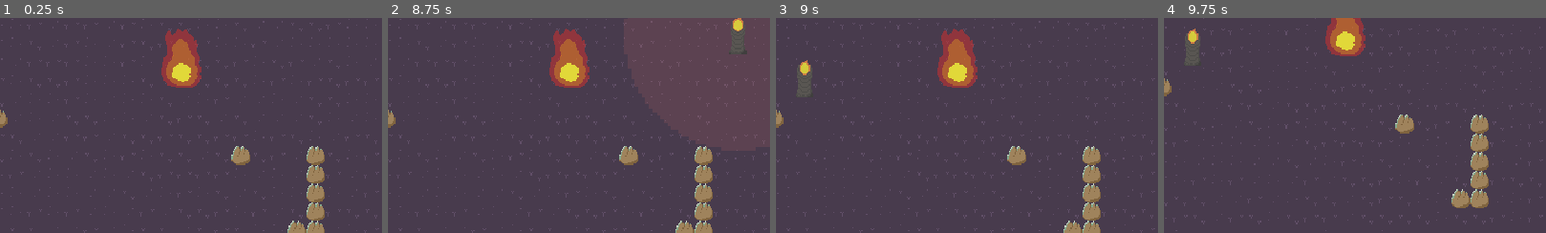
Above: before the commit, frames 1-4 (left to right).
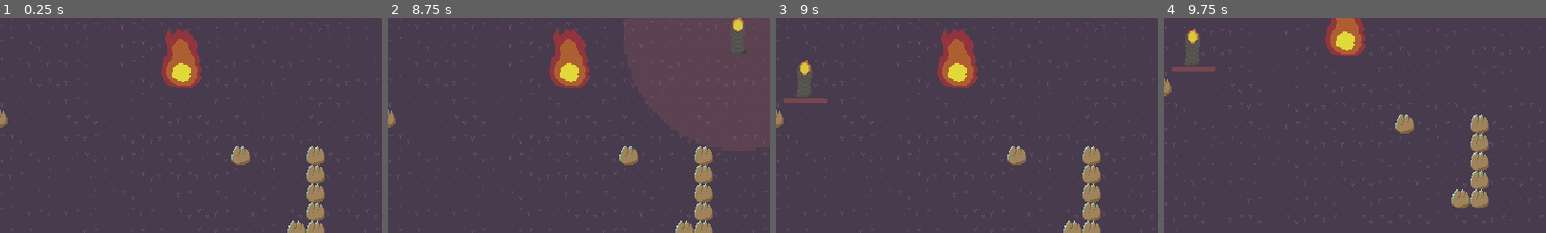
Above: after the commit, the same moments.

Repository: sushitoad/tower-defense-prototype
Game: Godot game, scene res://scenes/test_scene.tscn
Two runs of this game, one before a commit and one after it. Both use one fixed random seed, a clock stepped at 60 frames per second and the inputs below.
Inputs (mouse positions are % of the whole screen's width and height, from its top left):
- Up to frame 1 (0.25 s): no input
- Up to frame 2 (8.75 s): move the mouse to (72, 45) at 0.52 s; tap S (CameraDown) at 0.6, 4.35 s; move the mouse to (30, 55) at 1.27 s; tap A (CameraLeft) at 1.35, 5.1 s; move the mouse to (60, 28) at 2.02 s; tap D (CameraRight) at 2.1, 7.35 s; move the mouse to (45, 70) at 2.77 s; tap W (CameraUp) at 2.85, 8.1 s; move the mouse to (80, 65) at 3.52 s; click (80, 65) at 3.6 s; move the mouse to (20, 35) at 4.27 s; move the mouse to (55, 50) at 5.02 s; click "summon a new beacon" at 5.75 s; click "Prism Beacon" at 6.5 s; move the mouse to (35, 86) at 7.27 s; move the mouse to (72, 45) at 8.02 s
- Up to frame 3 (9 s): move the mouse to (30, 55) at 8.77 s; click (30, 55) at 8.85 s
- Up to frame 4 (9.75 s): move the mouse to (60, 28) at 9.52 s; tap S (CameraDown) at 9.6 s
The pictures show only the part of the screen within x 26-76%, y 41-91%; the shares and areas given below are measured in that part.

Frames 1-2 are identical in both runs. In frame 3, 0.3% of the frame differs, in the area x 2-14%, y 37-40%; in frame 4, 0.3%.

Commit message:
start on health bar

Diff:
--- a/scenes/prism_beacon.tscn
+++ b/scenes/prism_beacon.tscn
@@ -134,6 +134,16 @@
 [node name="AnimationPlayer" type="AnimationPlayer" parent="." unique_id=1945372600]
 libraries/ = SubResource("AnimationLibrary_7fwdv")
 
+[node name="HealthBar" type="ProgressBar" parent="." unique_id=951543564]
+modulate = Color(0.84313726, 0.42352942, 0.4392157, 1)
+offset_left = -19.0
+offset_top = 17.0
+offset_right = 19.0
+offset_bottom = 21.0
+theme_override_colors/font_color = Color(0.8419832, 0.42380303, 0.43808317, 1)
+value = 80.0
+show_percentage = false
+
 [connection signal="body_entered" from="Area2D" to="Area2D" method="_on_body_entered"]
 [connection signal="body_exited" from="Area2D" to="Area2D" method="_on_body_exited"]
 [connection signal="timeout" from="Area2D/AttackTimer" to="Area2D" method="SpawnBullet"]
--- a/scripts/new_beacon.gd
+++ b/scripts/new_beacon.gd
@@ -25,6 +25,9 @@
 	nearbyBeaconShape = find_child("NearbyBeaconShape2D").shape
 	nearbyBeaconShape.radius = nearbyBeaconRadius
 	baseColor = $Sprite2D.modulate
+	$HealthBar.max_value = maxHealth
+	$HealthBar.value = maxHealth
+	$HealthBar.visible = false
 
 func _process(delta: float) -> void:
 	if isBeingPlaced:
@@ -46,10 +49,12 @@
 func OnPlaced():
 	#print(self.name + " was just placed :)")
 	currentHealth = maxHealth
+	$HealthBar.visible = true
 	isBeingPlaced = false
 
 func TakeDamage(damage: int):
 	currentHealth -= damage
+	$HealthBar.value = currentHealth
 	if currentHealth <= 0:
 		currentHealth = 0
 		on_destroyed.emit()
